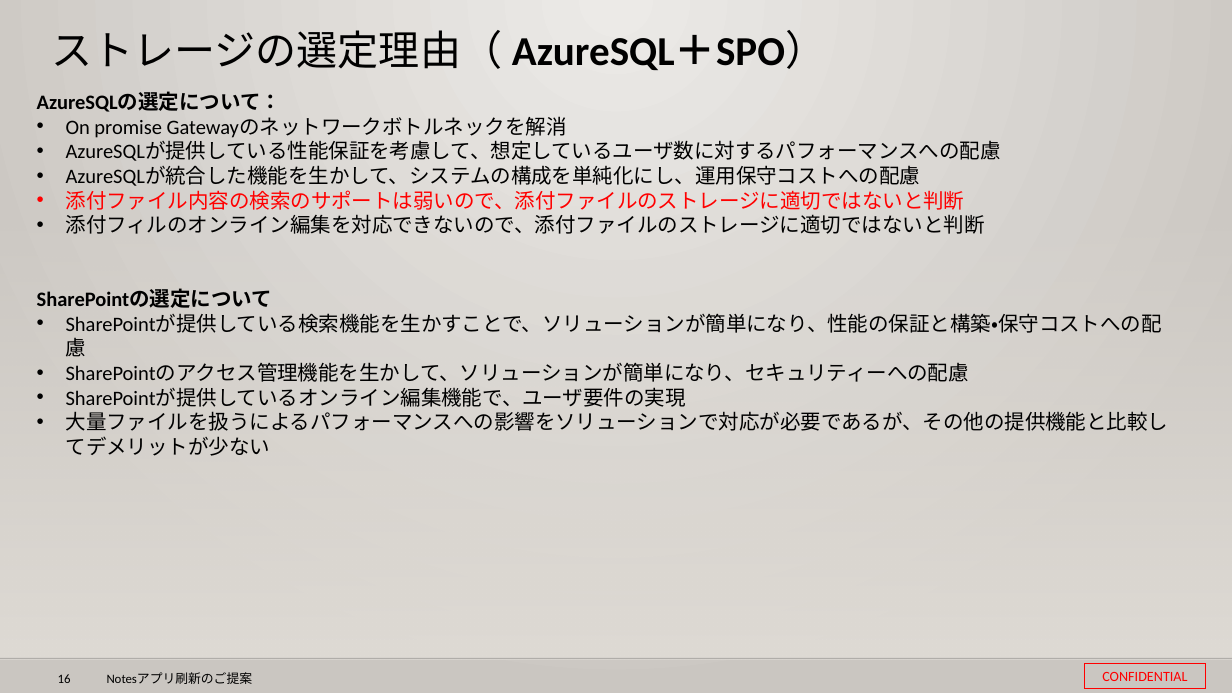
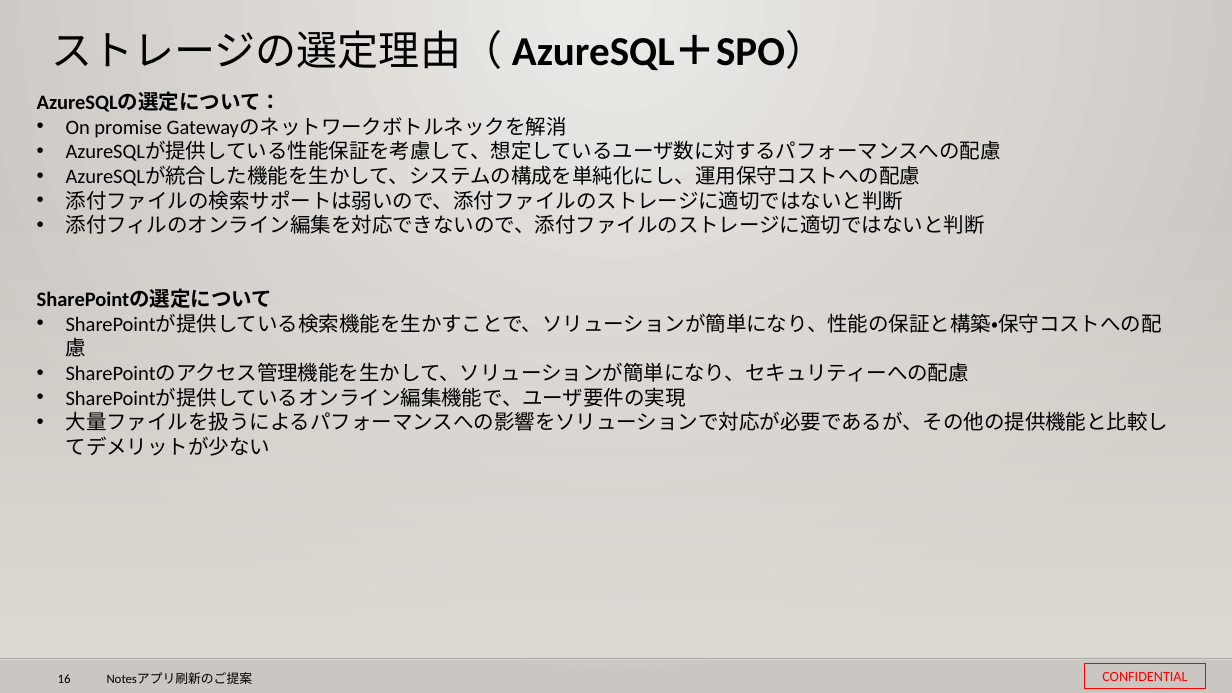
Before and after one commit to 0494938/Notes--CMS-Online, a slide deck: slide 16 of Notesアプリ刷新プロジェクト提案見積もり.v3 (要約付き).pptx. Drawn at 1232x693 pixels with LibreOffice and Linux fonts; fonts in the diff are those of the drawing; background and template pictures are left out. Boxes give left, top, right and bottom in pixels: in the first picture for what was removed or moved away, otherwise in the second. Text is boxed around its words. In the diff, an @@ line names an element or a change of style, - is before the commit and + after.

```diff
--- a/Notesアプリ刷新プロジェクト提案見積もり.v3 (要約付き).pptx
+++ b/Notesアプリ刷新プロジェクト提案見積もり.v3 (要約付き).pptx
@@ text at (66, 190, 904, 210): text changed; text colour #FF0000 to #000000 @@
-• 添付ファイル内容の検索のサポートは弱いので、添付ファイルのストレージに適切ではないと判断
+• 添付ファイルの検索サポートは弱いので、添付ファイルのストレージに適切ではないと判断
```
Also in this commit, not shown: 6 other slides changed.
